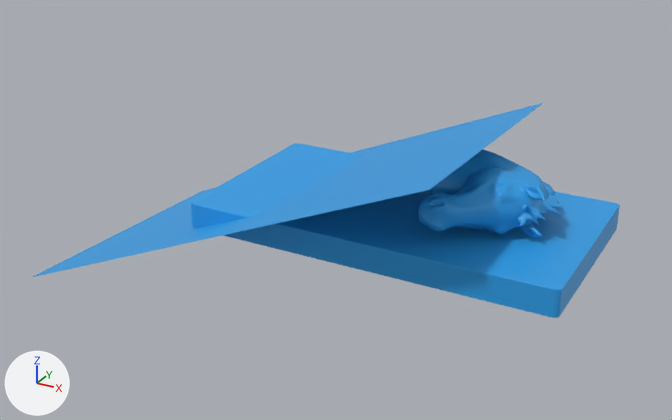
Renders of the glTF model gltf/horse.glb from each side of a commit.
Rendered twice from a 50 mm lens placed at (2.39, -4.89, 2.51), pointed at (-0.26, -0.08, 0.11). Arrows for +X, +Y and +Z are at lower left; the lights stay in place. Where no turn or scale is listed for an object, it has been applied to the vertices.
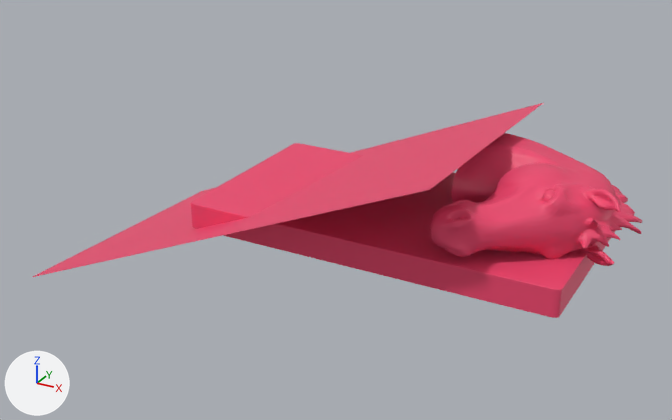
The newer file is also rescaled (x1.441), turned or shifted as a whole; pictures and numbers use the older file's frame.

Changed parts and their boxes [x1, y1, x2, y2] in the pictures (672 x 420 px):
'Cube', recoloured (blue to red)
    both: [191, 143, 620, 318]
'Horse head light', recoloured, moved, rescaled (45% wider, 50% taller)
    before: [418, 149, 564, 238]
    after: [430, 132, 642, 266]
'Plane', recoloured (blue to red)
    both: [33, 103, 543, 277]

The edits, one by one:
Material 'Material.006' (mat_material_006) changes colour from blue #2b9fe7 to red #ef476f; in linear values from (0.0242, 0.347, 0.799) to (0.863, 0.063, 0.159).
Material 'Material.008' (mat_material_008) changes colour from blue #2b9fe7 to red #ef476f; in linear values from (0.0242, 0.347, 0.799) to (0.863, 0.063, 0.159).
Material 'Material.007' (mat_material_007) changes colour from blue #2b9fe7 to red #ef476f; in linear values from (0.0242, 0.347, 0.799) to (0.863, 0.063, 0.159).
Object 'Horse head light' (ob_horse_head_light) moves from (0.858, -0.061, 0.392) to (1.17, -0.061, 0.392).
Object 'Horse head light' (ob_horse_head_light) is rescaled from (0.178, 0.178, 0.178) to (0.254, 0.254, 0.254).
